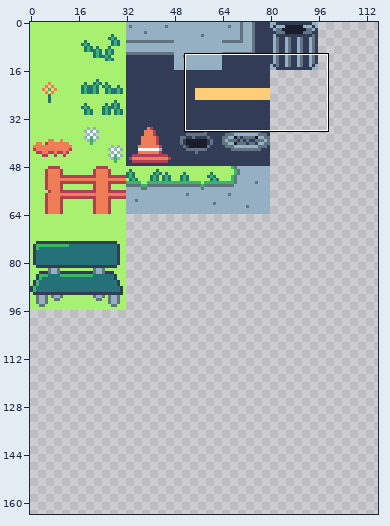
File history of a sprite sheet, ufo-game/Tilemaps/UFO Tilesheet.png. Above: a wide view before the commit, with the close-up outlined.
Close-up. Earlier state:
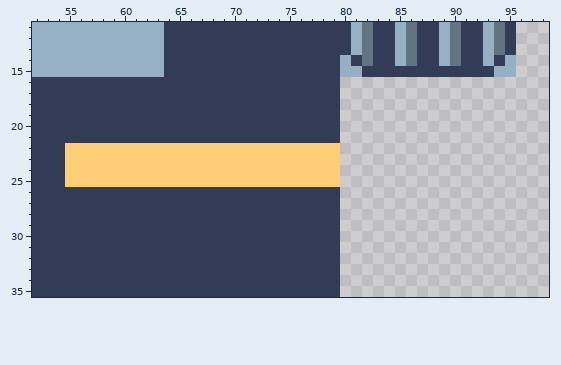
The file is 128x128 pixels. Shown: x 52..98, y 11..35. The old version is drawn lined up with the new one, on the new canvas. The wide view leaves out empty margins. The commit also changed other parts of the picture, which this record leaves out.
New version:
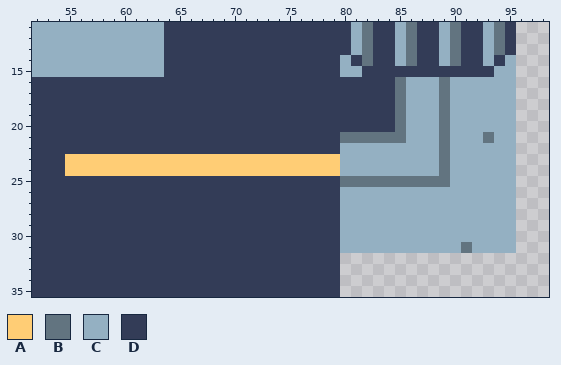
Palette (. is transparent): A #ffcd75  B #627480  C #94b0c2  D #333c57
What changed:
canvas 128x128 -> 256x256
@@ x 52..98 @@
 15 CCCCCCCCCCCCDDDDDDDDDDDDDDDDCCDDDDDDDDDDDDCC...
-16 DDDDDDDDDDDDDDDDDDDDDDDDDDDD...................
-17 DDDDDDDDDDDDDDDDDDDDDDDDDDDD...................
-18 DDDDDDDDDDDDDDDDDDDDDDDDDDDD...................
-19 DDDDDDDDDDDDDDDDDDDDDDDDDDDD...................
-20 DDDDDDDDDDDDDDDDDDDDDDDDDDDD...................
-21 DDDDDDDDDDDDDDDDDDDDDDDDDDDD...................
-22 DDDAAAAAAAAAAAAAAAAAAAAAAAAA...................
-23 DDDAAAAAAAAAAAAAAAAAAAAAAAAA...................
-24 DDDAAAAAAAAAAAAAAAAAAAAAAAAA...................
-25 DDDAAAAAAAAAAAAAAAAAAAAAAAAA...................
-26 DDDDDDDDDDDDDDDDDDDDDDDDDDDD...................
-27 DDDDDDDDDDDDDDDDDDDDDDDDDDDD...................
-28 DDDDDDDDDDDDDDDDDDDDDDDDDDDD...................
-29 DDDDDDDDDDDDDDDDDDDDDDDDDDDD...................
-30 DDDDDDDDDDDDDDDDDDDDDDDDDDDD...................
-31 DDDDDDDDDDDDDDDDDDDDDDDDDDDD...................
+16 DDDDDDDDDDDDDDDDDDDDDDDDDDDDDDDDDBCCCBCCCCCC...
+17 DDDDDDDDDDDDDDDDDDDDDDDDDDDDDDDDDBCCCBCCCCCC...
+18 DDDDDDDDDDDDDDDDDDDDDDDDDDDDDDDDDBCCCBCCCCCC...
+19 DDDDDDDDDDDDDDDDDDDDDDDDDDDDDDDDDBCCCBCCCCCC...
+20 DDDDDDDDDDDDDDDDDDDDDDDDDDDDDDDDDBCCCBCCCCCC...
+21 DDDDDDDDDDDDDDDDDDDDDDDDDDDDBBBBBBCCCBCCCBCC...
+22 DDDDDDDDDDDDDDDDDDDDDDDDDDDDCCCCCCCCCBCCCCCC...
+23 DDDAAAAAAAAAAAAAAAAAAAAAAAAACCCCCCCCCBCCCCCC...
+24 DDDAAAAAAAAAAAAAAAAAAAAAAAAACCCCCCCCCBCCCCCC...
+25 DDDDDDDDDDDDDDDDDDDDDDDDDDDDBBBBBBBBBBCCCCCC...
+26 DDDDDDDDDDDDDDDDDDDDDDDDDDDDCCCCCCCCCCCCCCCC...
+27 DDDDDDDDDDDDDDDDDDDDDDDDDDDDCCCCCCCCCCCCCCCC...
+28 DDDDDDDDDDDDDDDDDDDDDDDDDDDDCCCCCCCCCCCCCCCC...
+29 DDDDDDDDDDDDDDDDDDDDDDDDDDDDCCCCCCCCCCCCCCCC...
+30 DDDDDDDDDDDDDDDDDDDDDDDDDDDDCCCCCCCCCCCCCCCC...
+31 DDDDDDDDDDDDDDDDDDDDDDDDDDDDCCCCCCCCCCCBCCCC...
 32 DDDDDDDDDDDDDDDDDDDDDDDDDDDD...................
Changed places in both close-ups, as pixel boxes (x1, y1, x2, y2):
changed: (65, 77, 516, 253)
